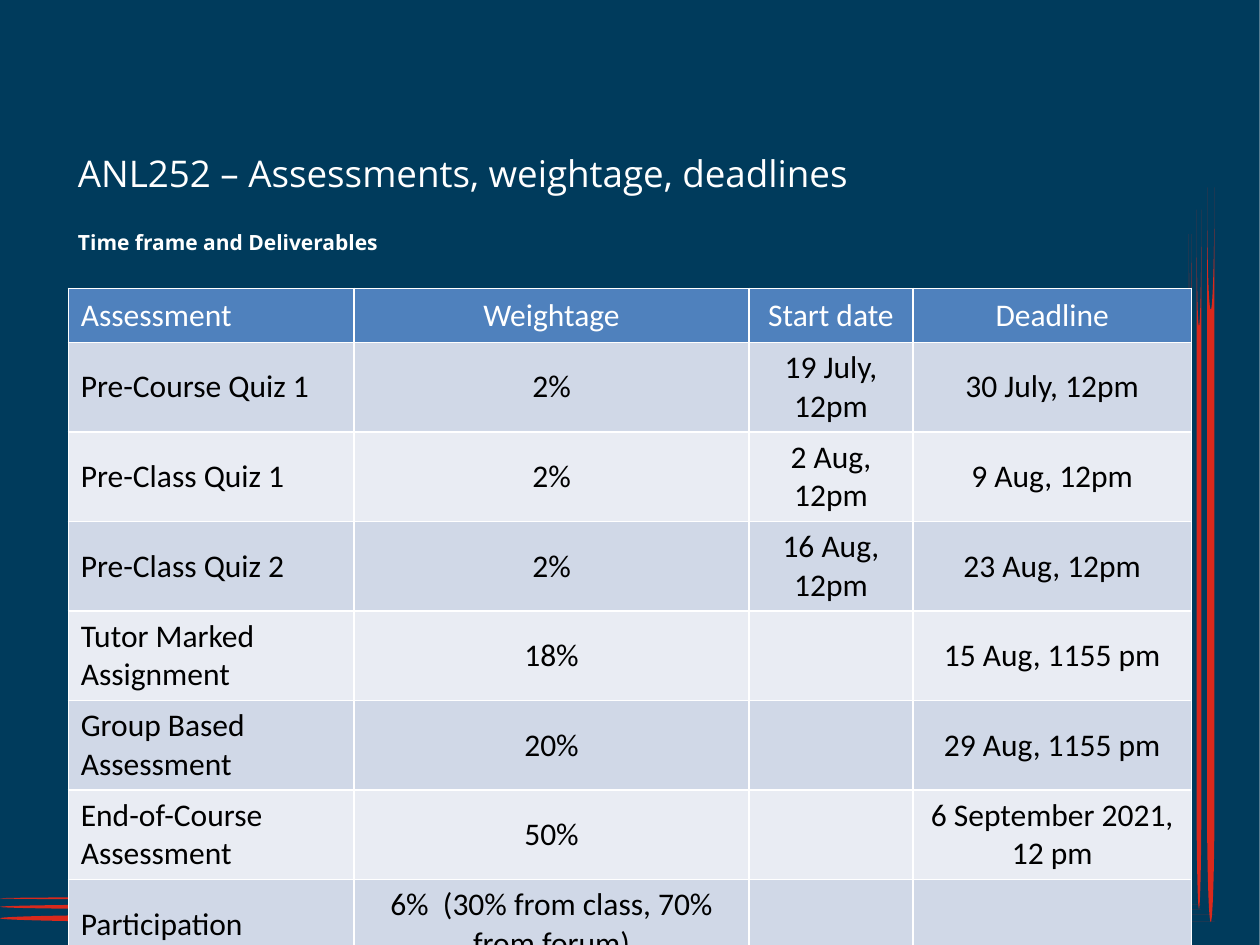
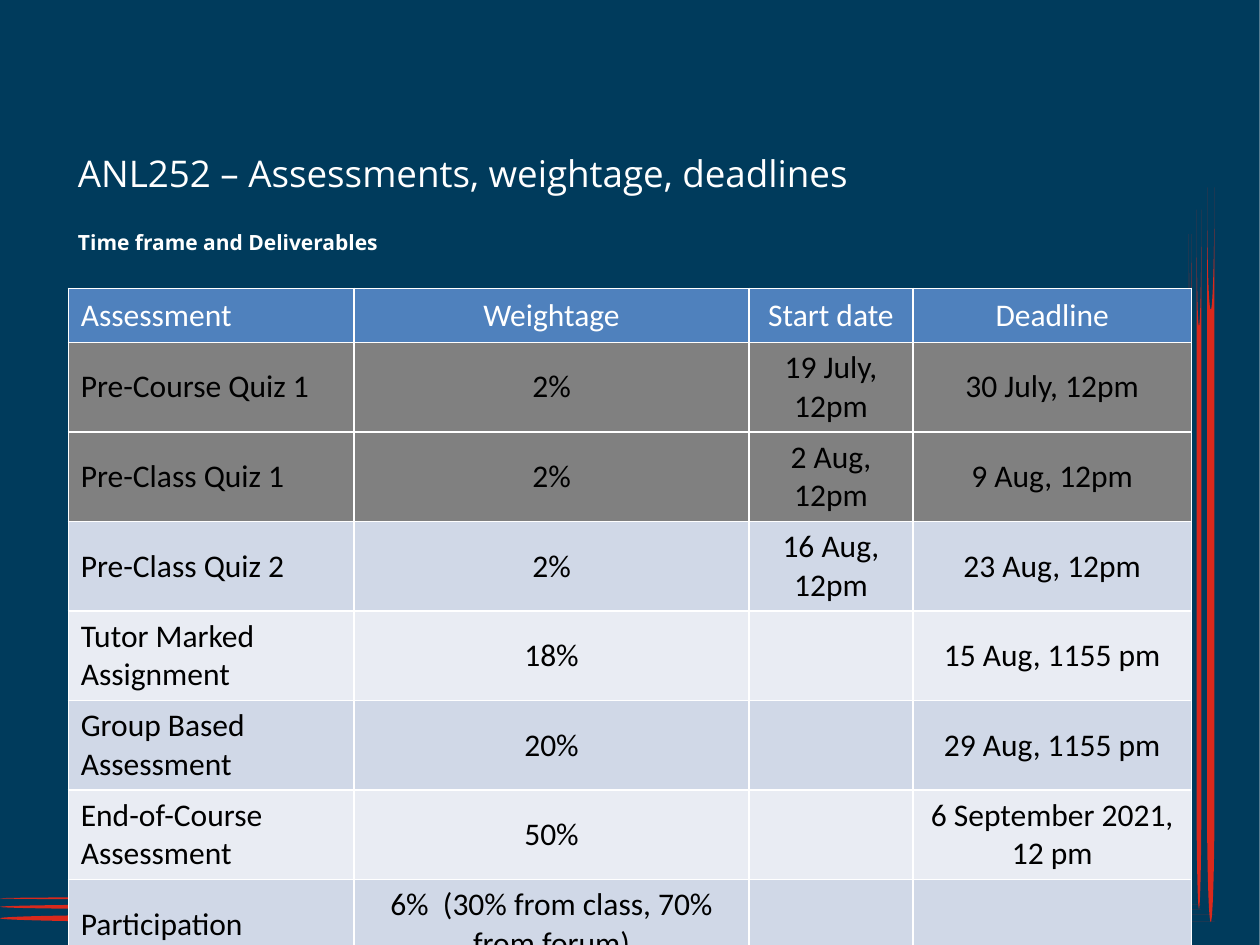
Before and after one commit to munishkumar-gh/munishkumar-gh.github.io, a slide deck: slide 1 of SuSS/ANL252_Python_4_Biz/3_Lecturer/Lecture_3/ANL252_SU3_Jul2021 (MK edits).pptx. Drawn at 1260x945 pixels with LibreOffice and Linux fonts; fonts in the diff are those of the drawing; background and template pictures are left out. Boxes give left, top, right and bottom in pixels: in the first picture for what was removed or moved away, otherwise in the second. Text is boxed around its words. In the diff, an @@ line names an element or a change of style, - is before the commit and + after.

```diff
--- a/SuSS/ANL252_Python_4_Biz/3_Lecturer/Lecture_3/ANL252_SU3_Jul2021 (MK edits).pptx
+++ b/SuSS/ANL252_Python_4_Biz/3_Lecturer/Lecture_3/ANL252_SU3_Jul2021 (MK edits).pptx
@@ table at [68, 289, 1192, 944] @@
@@ fill #D0D8E8 to #808080 in row 2 @@
@@ fill #E9EDF4 to #808080 in row 3 @@
```
Also in this commit, not shown: 5 other files.
